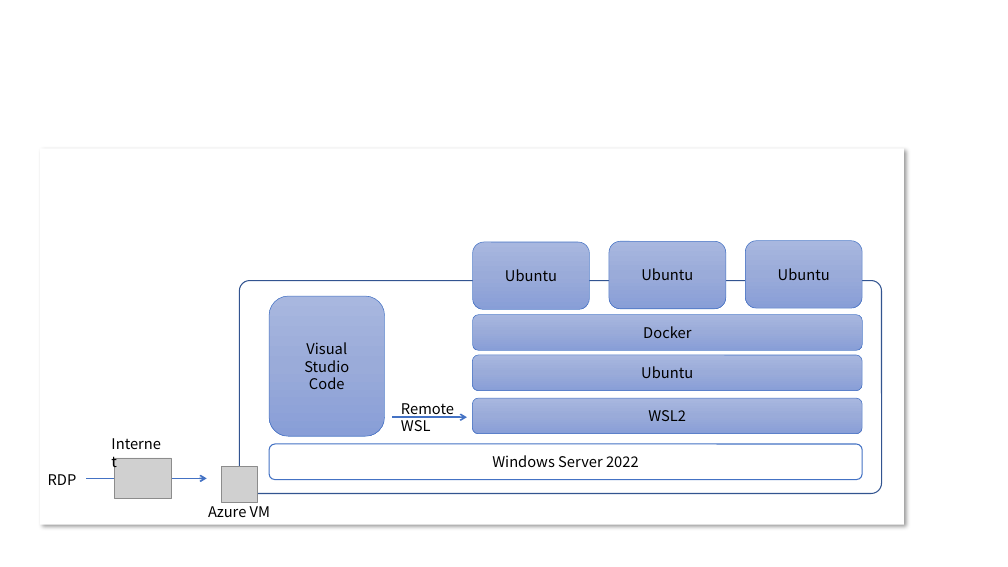
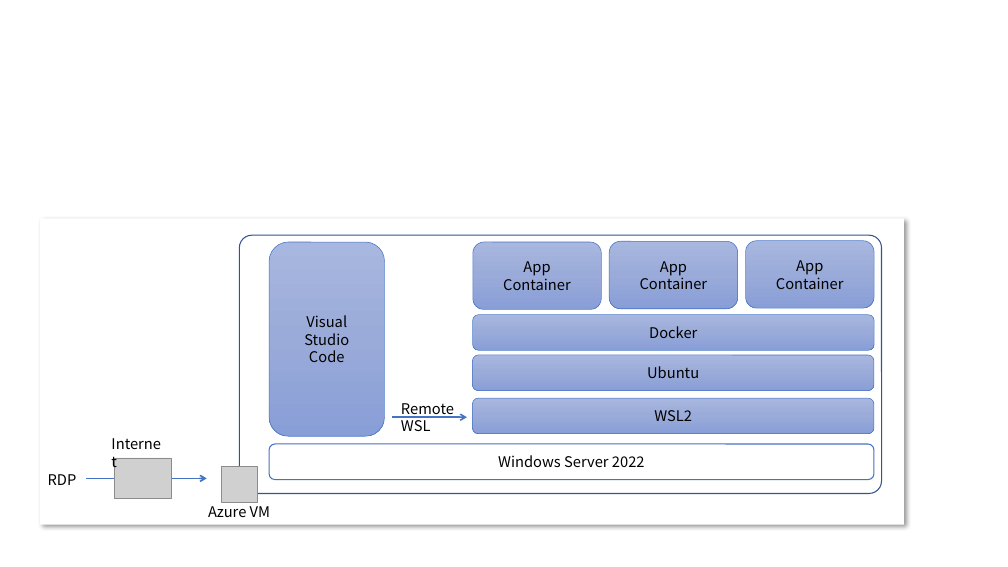
Before and after one commit to ayuina/ainaba-csa-blog, a slide deck: slide 1 of linux-container-on-wsl2/images/figures.pptx. Drawn at 1008x567 pixels with LibreOffice and Linux fonts; fonts in the diff are those of the drawing; grey boxes stand for pictures. Boxes give left, top, right and bottom in pixels: in the first picture for what was removed or moved away, otherwise in the second. Text is boxed around its words. In the diff, an @@ line names an element or a change of style, - is before the commit and + after.

```diff
--- a/linux-container-on-wsl2/images/figures.pptx
+++ b/linux-container-on-wsl2/images/figures.pptx
@@ rectangle: place and size @@
-rectangle at <box>40,148,904,525</box>
+rectangle at <box>40,219,904,525</box>
@@ rounded rectangle: place and size @@
-rounded rectangle at <box>240,281,882,494</box>
+rounded rectangle at <box>240,235,882,494</box>
@@ rounded rectangle "Visual": place and size @@
-rounded rectangle "Visual" at <box>269,296,385,436</box>
+rounded rectangle "Visual" at <box>269,242,385,436</box>
@@ rounded rectangle "App Container": place and size @@
-rounded rectangle "App Container" at <box>473,242,590,309</box>
+rounded rectangle "App Container" at <box>473,242,601,309</box>
@@ text in rounded rectangle at <box>503,261,571,290</box>: text changed @@
-Ubuntu
+App
+Container
@@ rounded rectangle "App Container": place and size @@
-rounded rectangle "App Container" at <box>609,241,727,309</box>
+rounded rectangle "App Container" at <box>609,241,738,309</box>
@@ text in rounded rectangle at <box>640,261,708,289</box>: text changed @@
-Ubuntu
+App
+Container
@@ rounded rectangle "App Container": place and size @@
-rounded rectangle "App Container" at <box>746,240,863,308</box>
+rounded rectangle "App Container" at <box>746,240,874,308</box>
@@ text in rounded rectangle at <box>776,260,844,289</box>: text changed @@
-Ubuntu
+App
+Container
@@ rounded rectangle "Docker": place and size @@
-rounded rectangle "Docker" at <box>473,315,863,350</box>
+rounded rectangle "Docker" at <box>473,315,874,350</box>
@@ rounded rectangle "Ubuntu": place and size @@
-rounded rectangle "Ubuntu" at <box>473,355,863,391</box>
+rounded rectangle "Ubuntu" at <box>473,355,874,391</box>
@@ rounded rectangle "WSL2": place and size @@
-rounded rectangle "WSL2" at <box>473,399,863,434</box>
+rounded rectangle "WSL2" at <box>473,399,874,434</box>
@@ rounded rectangle "Windows Server 2022": place and size @@
-rounded rectangle "Windows Server 2022" at <box>269,444,863,479</box>
+rounded rectangle "Windows Server 2022" at <box>269,444,874,479</box>
```
Also in this commit, not shown: 3 slides added.
